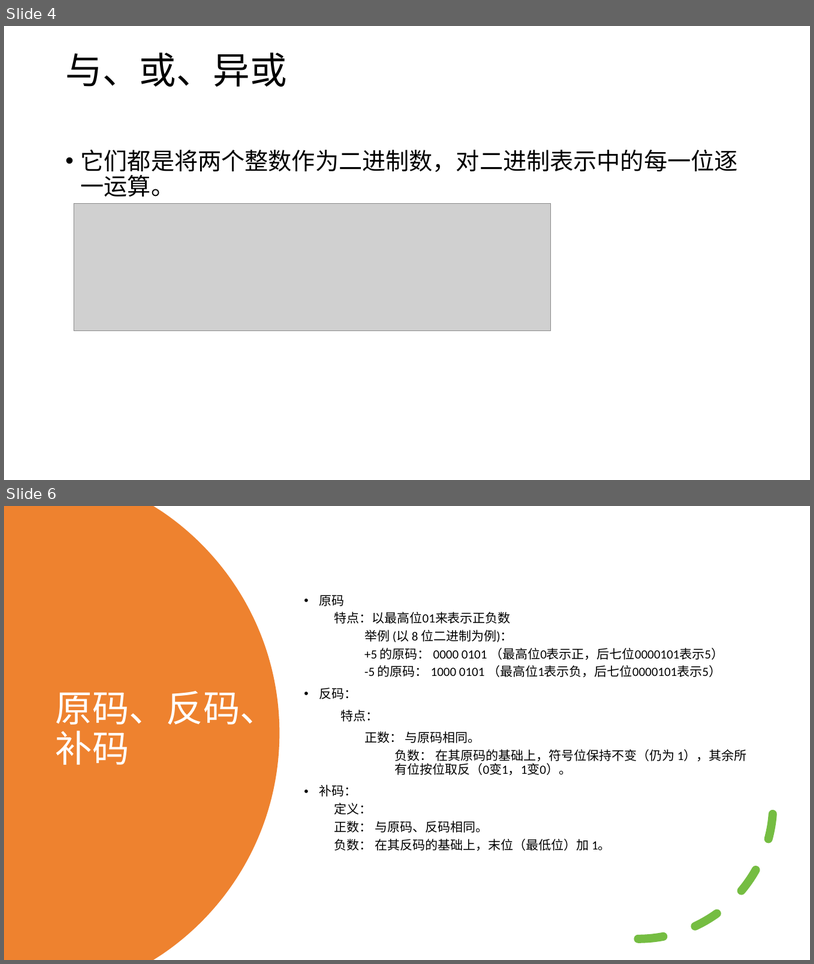
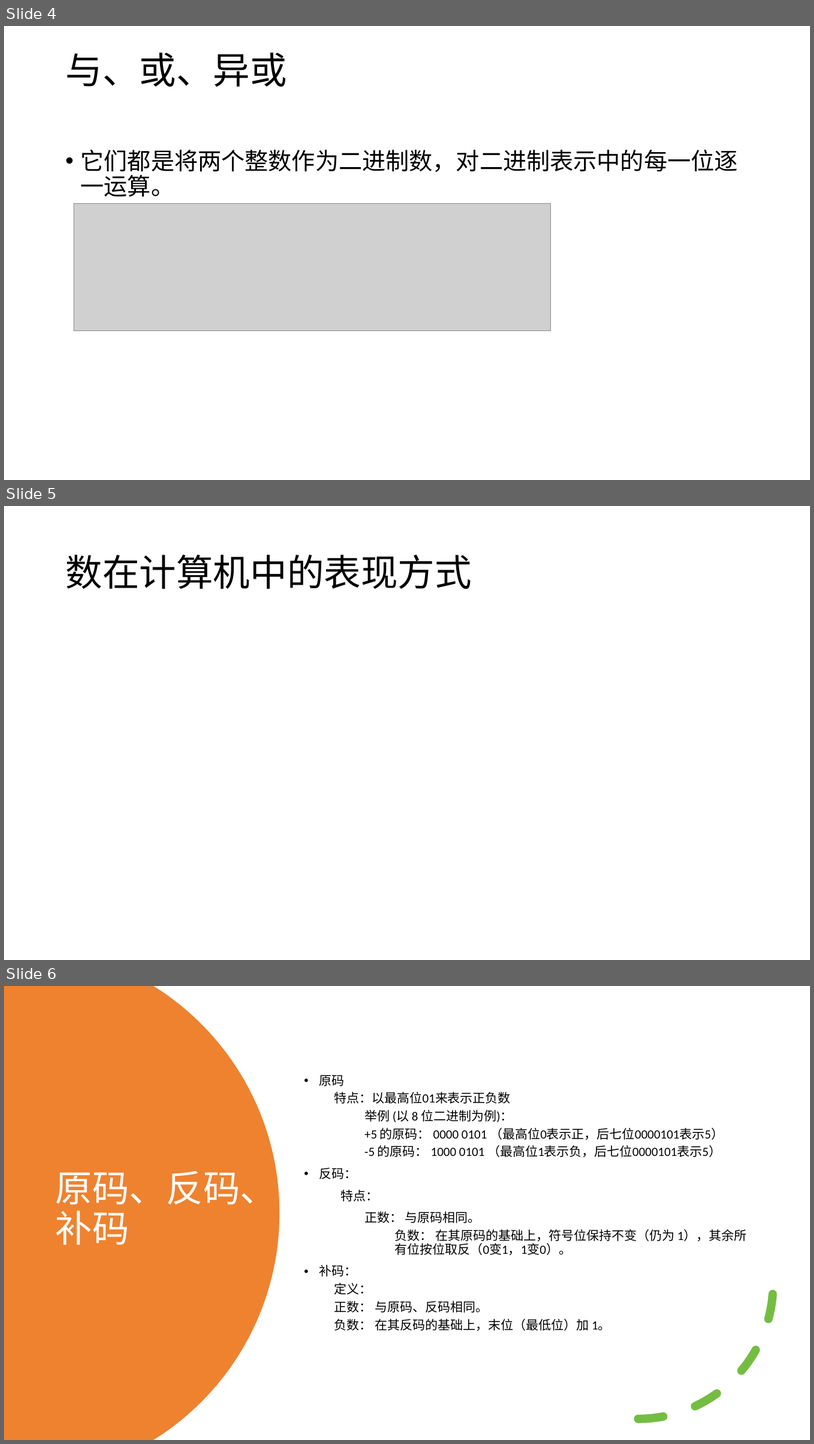
Before and after one commit to ztg-666/suanfa, a slide deck: 算法竞赛ppt/001_二进制和位运算.pptx. Shown one above the other, each under a label of ours: slides 4 and 6 before the commit, slides 4, 5 and 6 after it; the slides between them are not shown. The pictures are 814x964 and 814x1444 pixels, drawn with LibreOffice and Linux fonts; fonts in the diff are those of the drawing; grey boxes stand for pictures; background and template pictures are left out. Boxes give left, top, right and bottom in pixels: in the first picture for what was removed or moved away, otherwise in the second. Text is boxed around its words. In the diff, an @@ line names an element or a change of style, - is before the commit and + after.

```diff
--- a/算法竞赛ppt/001_二进制和位运算.pptx
+++ b/算法竞赛ppt/001_二进制和位运算.pptx
@@ slide 5 added at <box>4,506,810,960</box>, background #FFFFFF @@
@@ title added at <box>65,555,472,589</box>, 44 pt, text #000000 @@
+数在计算机中的表现方式
```
Also in this commit, not shown: 1 slide changed, 3 other slides added, 1 other file.
